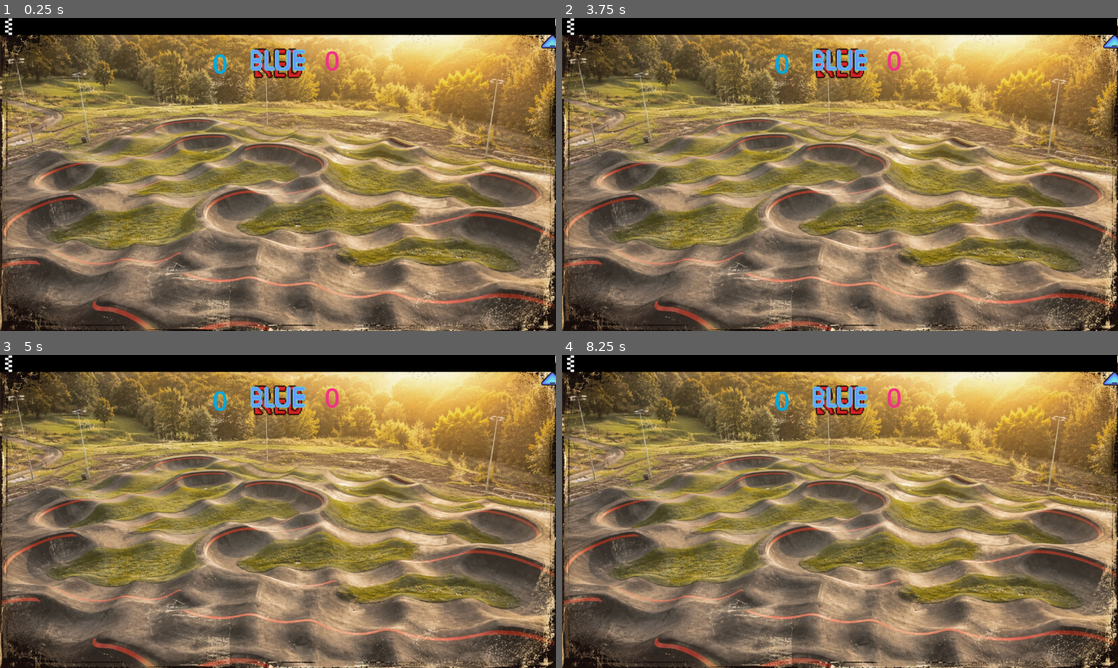
Above: before the commit, frames 1-4 (two rows, left to right).
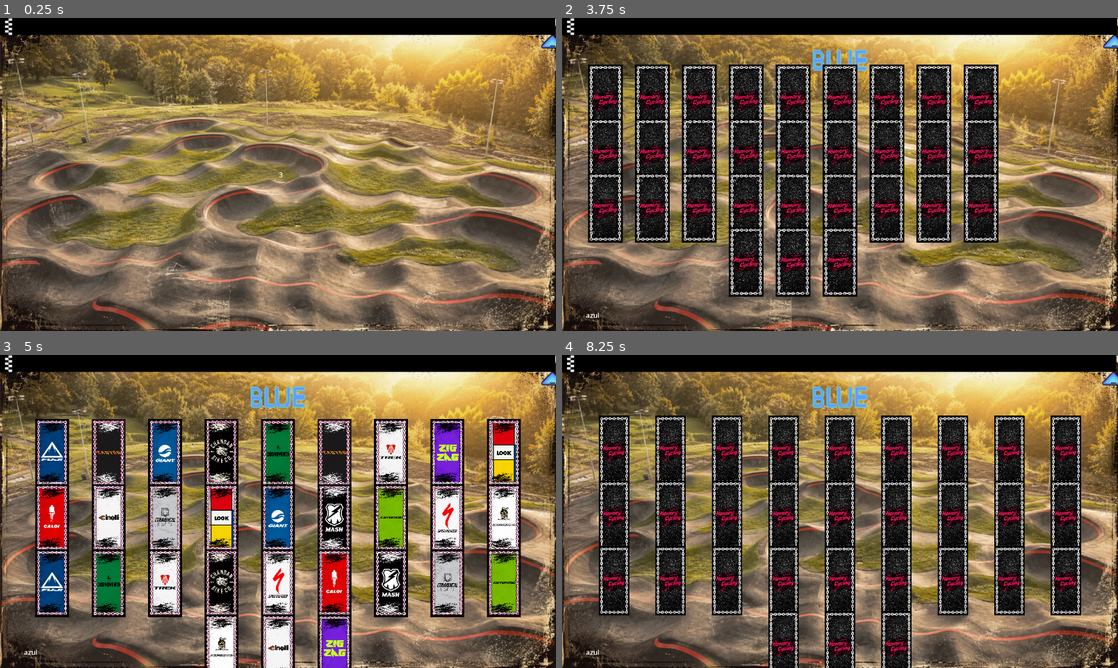
Above: after the commit, the same moments.

Repository: Gi0vai123/Memory_Cycling_TCC
Game: Godot game, scene res://scenes/modoP.tscn
The game is run twice, just before and just after one commit, with the same random seed, the same clock (stepped at 60 frames per second) and the same inputs.
Inputs (mouse positions are in pixels of both pictures, inside the frame that each line leads up to):
- Up to frame 1 (0.25 s): no input
- Up to frame 2 (3.75 s): tap Enter (ui_accept) at 0.5, 0.77, 1.25, 1.52, 2, 2.75, 3.02, 3.5 s; move the mouse to (962, 158) at 0.52 s; click (962, 158) at 0.67 s; move the mouse to (728, 190) at 1.27 s; click (728, 190) at 1.42 s; move the mouse to (895, 105) at 2.02 s; click (895, 105) at 2.17 s; move the mouse to (812, 237) at 2.77 s; click (812, 237) at 2.92 s; move the mouse to (1006, 221) at 3.52 s; click (1006, 221) at 3.67 s
- Up to frame 3 (5 s): tap Enter (ui_accept) at 3.77, 4.52 s; move the mouse to (111, 464) at 4.27 s; click (111, 464) at 4.42 s
- Up to frame 4 (8.25 s): tap Enter (ui_accept) at 5, 6.02, 6.77, 7.52 s; move the mouse to (867, 511) at 5.02 s; click (867, 511) at 5.17 s; move the mouse to (756, 433) at 5.77 s; click (756, 433) at 5.92 s; move the mouse to (962, 495) at 6.52 s; click (962, 495) at 6.67 s; move the mouse to (728, 527) at 7.27 s; click (728, 527) at 7.42 s; move the mouse to (895, 442) at 8.02 s; click (895, 442) at 8.17 s

The runs differ from the first frame. In frame 1, 1.0% of the frame differs, in the area x 38-61%, y 9-52%; in frame 2, 36%; in frame 3, 39%, in the area x 4-99%, y 9-100%; in frame 4, 35%.
Error before the commit: Parse Error: Identifier "colunas" not declared in the current scope. (res://scripts/cena.gd:46)

Commit message:
Atualizando estilização

Diff:
--- a/prefabs/carta.tscn
+++ b/prefabs/carta.tscn
@@ -2,7 +2,7 @@
 
 [ext_resource type="Script" uid="uid://7g3efslbkjt3" path="res://scripts/funcCarta.gd" id="1_6pljl"]
 [ext_resource type="Texture2D" uid="uid://dsyt5utpwuu6v" path="res://prefabs/frente-cartas/frente-carta-2.jpg" id="2_6pljl"]
-[ext_resource type="Texture2D" uid="uid://bpv0g2hw5f8j1" path="res://WhatsApp Image 2026-05-11 at 23.44.26.jpeg" id="3_6pljl"]
+[ext_resource type="Texture2D" uid="uid://duuudikxgug3j" path="res://verso.jpeg" id="3_6pljl"]
 
 [sub_resource type="RectangleShape2D" id="RectangleShape2D_5a2ls"]
 size = Vector2(14.897961, 18.857145)
--- a/scenes/duelo-advinho.tscn
+++ b/scenes/duelo-advinho.tscn
@@ -3,10 +3,21 @@
 [ext_resource type="Script" uid="uid://bnm4ygixt21pq" path="res://scripts/cartas-duelo.gd" id="1_16rjy"]
 [ext_resource type="Script" uid="uid://b7skr5iud5hut" path="res://scripts/duelo_advinho.gd" id="1_kedrr"]
 [ext_resource type="Texture2D" uid="uid://co80b524sig6q" path="res://imagens/cards_do_jogo_frente.png" id="2_kedrr"]
-[ext_resource type="Texture2D" uid="uid://bpv0g2hw5f8j1" path="res://WhatsApp Image 2026-05-11 at 23.44.26.jpeg" id="4_6hb1j"]
+[ext_resource type="Texture2D" uid="uid://duuudikxgug3j" path="res://verso.jpeg" id="4_mgnuq"]
 [ext_resource type="Texture2D" uid="uid://duf18iyss8bdy" path="res://WhatsApp Image 2026-05-14 at 20.16.23.jpeg" id="5_mgnuq"]
 
 [sub_resource type="RectangleShape2D" id="RectangleShape2D_6hb1j"]
+
+[sub_resource type="LabelSettings" id="LabelSettings_mgnuq"]
+font_size = 62
+font_color = Color(0.01860215, 0.6626679, 0.86545706, 1)
+
+[sub_resource type="LabelSettings" id="LabelSettings_6hb1j"]
+font_size = 62
+font_color = Color(0.9427613, 0.19937798, 0.5272031, 1)
+
+[sub_resource type="LabelSettings" id="LabelSettings_tcbev"]
+font_size = 34
 
 [node name="Node2D" type="Node2D" unique_id=866754891]
 script = ExtResource("1_kedrr")
@@ -51,7 +62,7 @@
 
 [node name="SpCosta" type="Sprite2D" parent="BaralhoA/CartaA" unique_id=859636856]
 scale = Vector2(0.11, 0.11)
-texture = ExtResource("4_6hb1j")
+texture = ExtResource("4_mgnuq")
 
 [node name="BaralhoV" type="Area2D" parent="." unique_id=1675386830]
 position = Vector2(640, 635)
@@ -91,22 +102,33 @@
 [node name="SpCosta" type="Sprite2D" parent="BaralhoV/CartaV" unique_id=1443708584]
 visible = false
 scale = Vector2(0.11, 0.11)
-texture = ExtResource("4_6hb1j")
+texture = ExtResource("4_mgnuq")
 
 [node name="CanvasLayer" type="CanvasLayer" parent="." unique_id=90956077]
 
-[node name="Pontos Vermelhos" type="Label" parent="CanvasLayer" unique_id=900684866]
-offset_left = 13.0
-offset_top = 647.0
-offset_right = 89.0
-offset_bottom = 711.0
+[node name="PontosA" type="Label" parent="CanvasLayer" unique_id=743591776]
+offset_left = 472.0
+offset_top = 42.0
+offset_right = 544.0
+offset_bottom = 128.0
+text = "0"
+label_settings = SubResource("LabelSettings_mgnuq")
 horizontal_alignment = 1
 vertical_alignment = 1
 
-[node name="Pontos Azul" type="Label" parent="CanvasLayer" unique_id=149113242]
-offset_left = 1178.0
-offset_top = 4.0
-offset_right = 1278.0
-offset_bottom = 62.0
+[node name="PontosV" type="Label" parent="CanvasLayer" unique_id=1765285484]
+offset_left = 729.0
+offset_top = 41.0
+offset_right = 801.0
+offset_bottom = 127.0
+text = "0"
+label_settings = SubResource("LabelSettings_6hb1j")
 horizontal_alignment = 1
 vertical_alignment = 1
+
+[node name="Vencedor" type="Label" parent="CanvasLayer" unique_id=726263797]
+offset_left = 582.0
+offset_top = 306.0
+offset_right = 700.0
+offset_bottom = 353.0
+label_settings = SubResource("LabelSettings_tcbev")
--- a/scenes/menu_screen.tscn
+++ b/scenes/menu_screen.tscn
@@ -34,12 +34,21 @@
 Button/colors/font_pressed_color = Color(0.9529412, 0.019607844, 0.30588236, 1)
 Button/styles/hover = SubResource("StyleBoxFlat_5aq17")
 
+[sub_resource type="SystemFont" id="SystemFont_73fcp"]
+font_names = PackedStringArray("Asteroid Blaster")
+
 [sub_resource type="StyleBoxFlat" id="StyleBoxFlat_g2cvw"]
 bg_color = Color(0.86942613, 0.44246724, 0.57956946, 0.62352943)
 
 [sub_resource type="Theme" id="Theme_0m60l"]
 Button/icons/icon = ExtResource("2_sm2ni")
 Button/styles/pressed = SubResource("StyleBoxFlat_g2cvw")
+
+[sub_resource type="SystemFont" id="SystemFont_ar34o"]
+font_names = PackedStringArray("Asteroid Blaster")
+
+[sub_resource type="SystemFont" id="SystemFont_amt2q"]
+font_names = PackedStringArray("Asteroid Blaster")
 
 [sub_resource type="StyleBoxFlat" id="StyleBoxFlat_ar34o"]
 bg_color = Color(1, 0, 0, 0.77254903)
@@ -118,6 +127,7 @@
 offset_right = 761.0
 offset_bottom = 446.0
 theme = SubResource("Theme_ar34o")
+theme_override_fonts/font = SubResource("SystemFont_73fcp")
 theme_override_font_sizes/font_size = 50
 text = "JOGAR"
 
@@ -135,11 +145,12 @@
 
 [node name="credits_btn" type="Button" parent="." unique_id=454171047]
 layout_mode = 0
-offset_left = 518.0
-offset_top = 464.0
-offset_right = 765.0
-offset_bottom = 541.0
+offset_left = 496.0
+offset_top = 463.0
+offset_right = 792.0
+offset_bottom = 539.0
 theme = SubResource("Theme_ar34o")
+theme_override_fonts/font = SubResource("SystemFont_ar34o")
 theme_override_font_sizes/font_size = 50
 text = "CRÉDITOS"
 
@@ -150,6 +161,7 @@
 offset_right = 761.0
 offset_bottom = 627.0
 theme = SubResource("Theme_ar34o")
+theme_override_fonts/font = SubResource("SystemFont_amt2q")
 theme_override_font_sizes/font_size = 50
 text = "SAIR"
 
--- a/scenes/modoP.tscn
+++ b/scenes/modoP.tscn
@@ -31,11 +31,13 @@
 texture = ExtResource("3_aqhb2")
 
 [node name="equipe_vermelha" type="Sprite2D" parent="." unique_id=2083258543]
+visible = false
 position = Vector2(640, 97)
 scale = Vector2(2.415, 2.415)
 texture = ExtResource("4_qxw3i")
 
 [node name="equipe_azul" type="Sprite2D" parent="." unique_id=238840768]
+visible = false
 position = Vector2(640, 97)
 scale = Vector2(2.415, 2.415)
 texture = ExtResource("5_7lspx")
@@ -101,21 +103,29 @@
 texture = ExtResource("7_vuhw6")
 
 [node name="PontosA" type="Label" parent="UImp" unique_id=1456905740]
-offset_left = 471.0
-offset_top = 61.0
-offset_right = 543.0
-offset_bottom = 147.0
+visible = false
+offset_left = 472.0
+offset_top = 42.0
+offset_right = 544.0
+offset_bottom = 128.0
 text = "0"
 label_settings = SubResource("LabelSettings_aqhb2")
 horizontal_alignment = 1
 vertical_alignment = 1
 
 [node name="PontosV" type="Label" parent="UImp" unique_id=1310020654]
+visible = false
 offset_left = 729.0
-offset_top = 54.0
+offset_top = 41.0
 offset_right = 801.0
-offset_bottom = 140.0
+offset_bottom = 127.0
 text = "0"
 label_settings = SubResource("LabelSettings_j5ux4")
 horizontal_alignment = 1
 vertical_alignment = 1
+
+[node name="LabelJogador" type="Label" parent="UImp" unique_id=456776075]
+offset_left = 55.0
+offset_top = 672.0
+offset_right = 95.0
+offset_bottom = 695.0
--- a/scripts/cena.gd
+++ b/scripts/cena.gd
@@ -43,8 +43,6 @@
 	randomize()
 	definir_lados()
 	quantidade_pares = Dificuldade.pares
-	colunas = Dificuldade.colunas
-	_ajustar_layout()
 	if Campeonato.campeonato_ativo:
 		nome_jogador_azul = Campeonato.jogador_a
 		nome_jogador_vermelho = Campeonato.jogador_b
@@ -125,26 +123,6 @@
 	contador.text = ""
 	contador.visible = false
 
-# Ajusta o spacing e o centro do grid conforme a dificuldade
-func _ajustar_layout() -> void:
-	match quantidade_pares:
-		12:  # Fácil 6×4 — mais espaço horizontal
-			espacamento_x = 170
-			espacamento_y = 160
-			centro_y = 380
-		15:  # Normal 10×3 — mais respiro vertical
-			espacamento_x = 110
-			espacamento_y = 180
-			centro_y = 400
-		20:  # Difícil 10×4 — grid mais centralizado
-			espacamento_x = 100
-			espacamento_y = 170
-			centro_y = 380
-		_:
-			espacamento_x = 110
-			espacamento_y = 160
-			centro_y = 400
-
 func start_jogo() -> void:
 	if usar_contagem and contador_scene:
 		await contagem_regressiva(contador_scene)
@@ -187,8 +165,8 @@
 		var start_x = centro.x - largura_linha / 2.0
 
 		var pos_final = Vector2(
-			start_x + col * espacamento_x,
-			start_y + row * espacamento_y
+			start_x + col * ESPACAMENTO_X,
+			start_y + row * ESPACAMENTO_Y
 		)
 
 		var carta_root = card_scene.instantiate()
@@ -388,5 +366,5 @@
 			$equipe_vermelha.visible = true
 
 func atualizar_labels():
-	$UImp/PontosA.text = str(pontos_azul)
-	$UImp/PontosV.text = str(pontos_vermelho)
+	$UImp/PontosA.text =  str(pontos_azul)
+	$UImp/PontosV.text =  str(pontos_vermelho)
--- a/scripts/duelo_advinho.gd
+++ b/scripts/duelo_advinho.gd
@@ -2,8 +2,9 @@
 
 @onready var baralho_azul = $BaralhoA
 @onready var baralho_vermelho = $BaralhoV
-@onready var P_vermelho = $"CanvasLayer/Pontos Vermelhos"
-@onready var P_Azul = $"CanvasLayer/Pontos Azul"
+@onready var P_vermelho = $CanvasLayer/PontosV
+@onready var P_Azul = $CanvasLayer/PontosA
+@onready var Vencedor = $CanvasLayer/Vencedor
 
 var pontos_azul: int = 0
 var pontos_vermelho: int = 0
@@ -23,8 +24,13 @@
 const COOLDOWN_MOVIMENTO = 0.2
 
 var cooldown_timer: float = 0.0
+var total_pares: int = 3
 
 func _ready():
+	match Dificuldade.pares:
+		4: total_pares = 4
+		5: total_pares = 5
+		_: total_pares = 3
 	iniciar_duelo()
 
 func _process(delta):
@@ -94,18 +100,21 @@
 	cartas_navegaveis.clear()
 
 func criar_cartas_duelo():
-	var ids = [1, 2, 3]
+	var ids = []
+	for i in range(1, total_pares + 1):
+		ids.append(i)
 
 	var base_azul = baralho_azul.get_child(0)
 	base_azul.visible = false
 
-	for i in range(3):
+	for i in range(total_pares):
 		var carta = base_azul.duplicate()
 		carta.visible = true
-		carta.card_id = ids[i]
 		carta.lado = "azul"
 		carta.global_position = baralho_azul.global_position
 		add_child(carta)
+		carta.card_id = ids[i]
+		carta.carregar_sprite()
 		todas_cartas.append(carta)
 		carta.connect("carta_clicada", Callable(self, "ao_clicar_carta"))
 		carta.atualizar_id_visual()
@@ -113,13 +122,14 @@
 	var base_vermelho = baralho_vermelho.get_child(0)
 	base_vermelho.visible = false
 
-	for i in range(3):
+	for i in range(total_pares):
 		var carta = base_vermelho.duplicate()
 		carta.visible = true
-		carta.card_id = ids[i]
 		carta.lado = "vermelho"
 		carta.global_position = baralho_vermelho.global_position
 		add_child(carta)
+		carta.card_id = ids[i]
+		carta.carregar_sprite()
 		todas_cartas.append(carta)
 		carta.connect("carta_clicada", Callable(self, "ao_clicar_carta"))
 		carta.atualizar_id_visual()
@@ -127,13 +137,13 @@
 func cuspir_cartas():
 	var espacamento = 150
 
-	for i in range(3):
+	for i in range(total_pares):
 		var carta_azul = todas_cartas[i]
-		var carta_vermelha = todas_cartas[i + 3]
+		var carta_vermelha = todas_cartas[i + total_pares]
 
 		var base_azul = baralho_azul.global_position
 		var base_vermelho = baralho_vermelho.global_position
-		var offset_x = (i - 1) * espacamento
+		var offset_x = (i - (total_pares / 2.0 - 0.5)) * espacamento
 
 		var pos_final_azul = Vector2(base_azul.x + offset_x, base_azul.y + 200)
 		var pos_final_vermelho = Vector2(base_vermelho.x + offset_x, base_vermelho.y - 200)
@@ -218,11 +228,21 @@
 		carta_propria.queue_free()
 		carta_oponente.queue_free()
 
-		if acertos >= 3:
+		if acertos >= total_pares:
 			acertos = 0
+			if turno_atual == "azul":
+				Vencedor.text = "Azul venceu!"
+				Vencedor.modulate = Color.CYAN
+			else:
+				Vencedor.text = "Vermelho venceu!"
+				Vencedor.modulate = Color.RED
+			Vencedor.visible = true
+			await get_tree().create_timer(2.5).timeout
+			Vencedor.visible = false
 			pontos_azul = 0
 			pontos_vermelho = 0
-			await get_tree().create_timer(0.5).timeout
+			P_Azul.text = "0"
+			P_vermelho.text = "0"
 			iniciar_duelo()
 		else:
 			await embaralhar_cartas()
--- a/scripts/selecao_modo.gd
+++ b/scripts/selecao_modo.gd
@@ -127,17 +127,17 @@
 #  Modo Adivinhacao
 # ─────────────────────────────────────────────
 func _on_adv_facil_pressed() -> void:
-	_aplicar_facil()
+	Dificuldade.pares = 3
 	get_tree().change_scene_to_file(CENA_ADIVINHA)
 
 
 func _on_adv_normal_pressed() -> void:
-	_aplicar_normal()
+	Dificuldade.pares = 4
 	get_tree().change_scene_to_file(CENA_ADIVINHA)
 
 
 func _on_adv_dificil_pressed() -> void:
-	_aplicar_dificil()
+	Dificuldade.pares = 5
 	get_tree().change_scene_to_file(CENA_ADIVINHA)
 
 
Binary file added: verso.jpeg
Not shown, added: verso.jpeg.import
